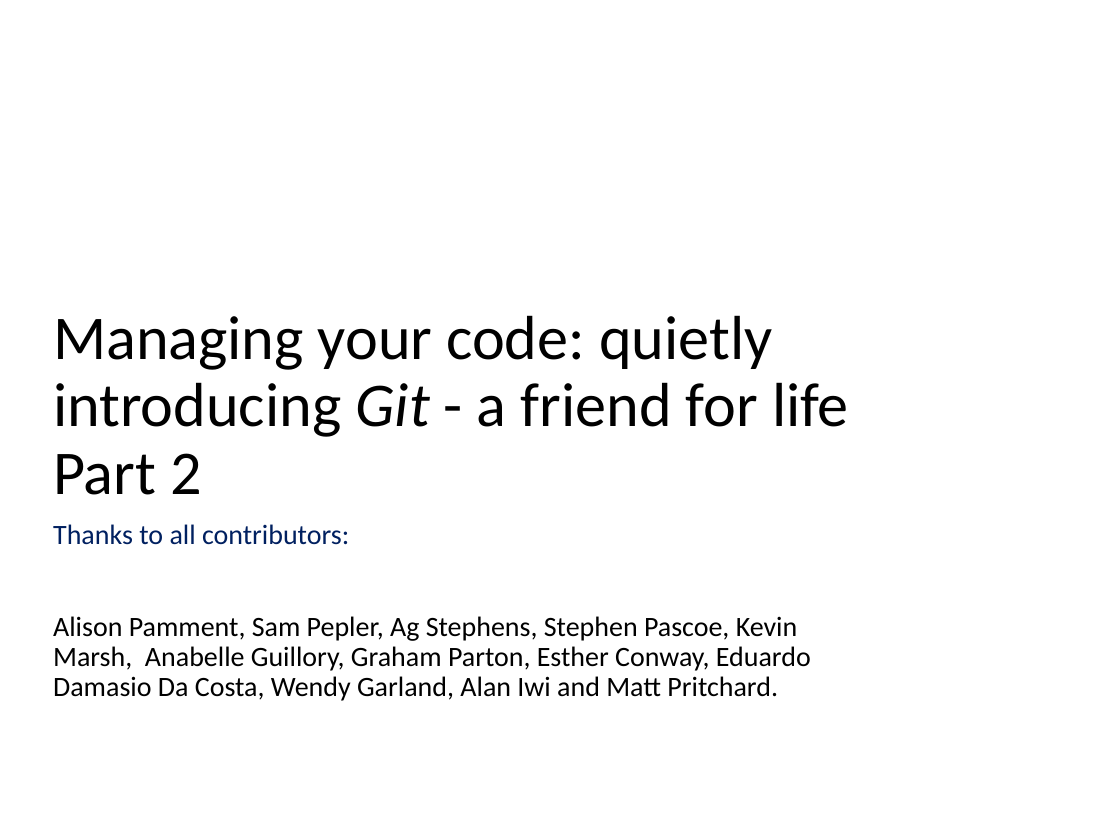
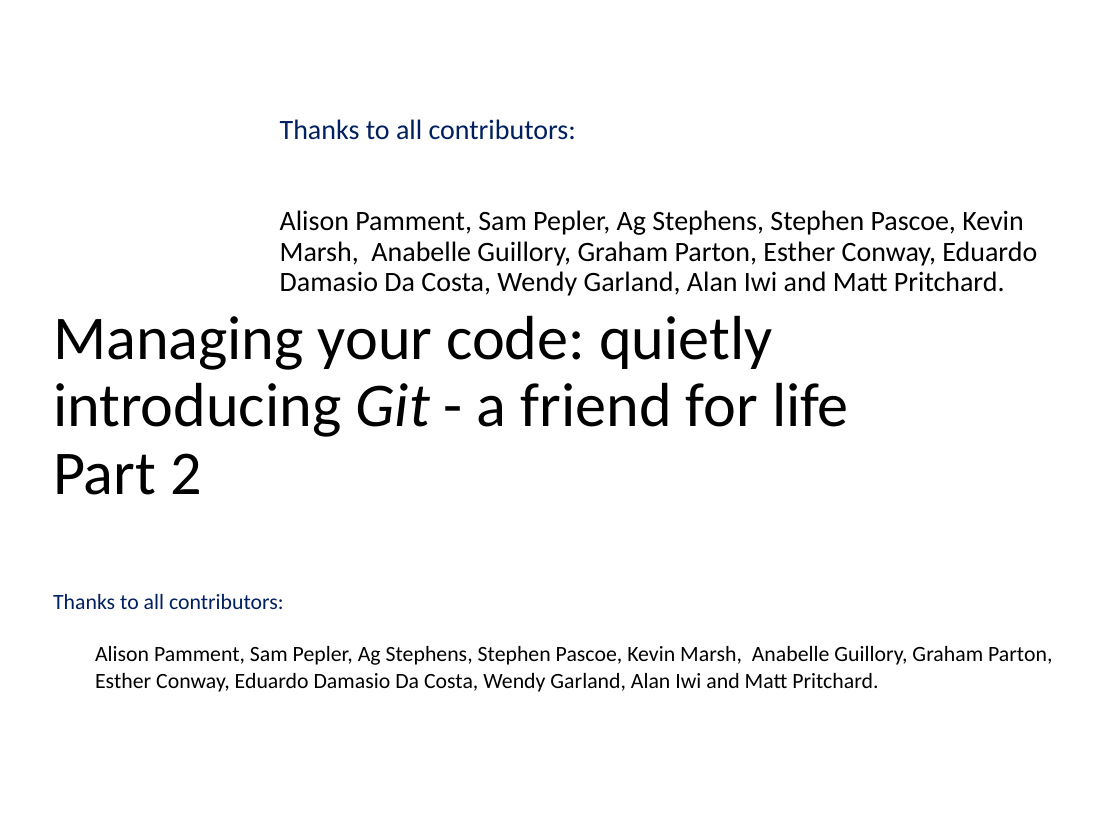
Before and after one commit to ncasuk/ncas-isc, a slide deck: slide 1 of shell/presentations/01_git2.pptx. Drawn at 1120x840 pixels with LibreOffice and Linux fonts; fonts in the diff are those of the drawing; background and template pictures are left out. Boxes give left, top, right and bottom in pixels: in the first picture for what was removed or moved away, otherwise in the second. Text is boxed around its words. In the diff, an @@ line names an element or a change of style, - is before the commit and + after.

```diff
--- a/shell/presentations/01_git2.pptx
+++ b/shell/presentations/01_git2.pptx
@@ subtitle "Thanks to all contributors:": place and size @@
-subtitle "Thanks to all contributors:" at bbox=[53, 524, 811, 701]
+subtitle "Thanks to all contributors:" at bbox=[280, 119, 1037, 296]
@@ text added at bbox=[53, 594, 1052, 692], 14 pt, text #000000 @@
+Thanks to all contributors:
+Alison Pamment, Sam Pepler, Ag Stephens, Stephen Pascoe, Kevin Marsh, Anabelle Guillory, Graham Parton, Esther Conway, Eduardo Damasio Da Costa, Wendy Garland, Alan Iwi and Matt Pritchard.
```
Also in this commit, not shown: 1 slide added, 3 other files.
